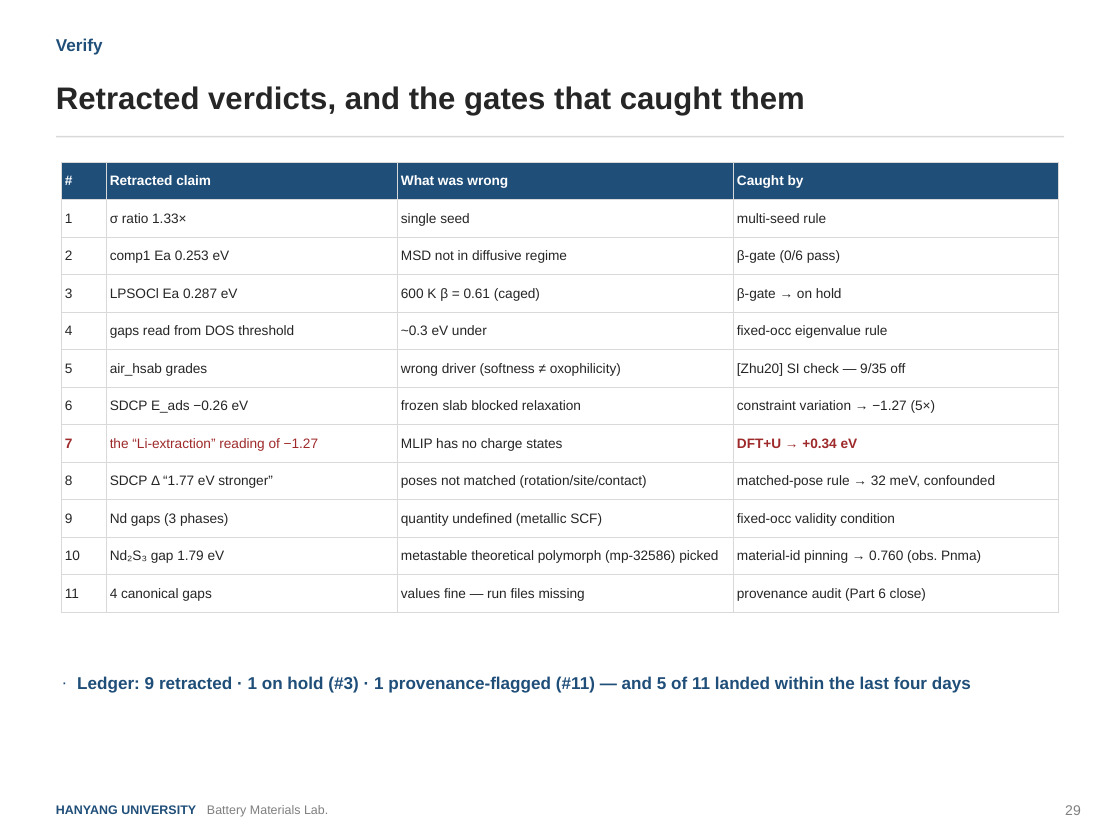
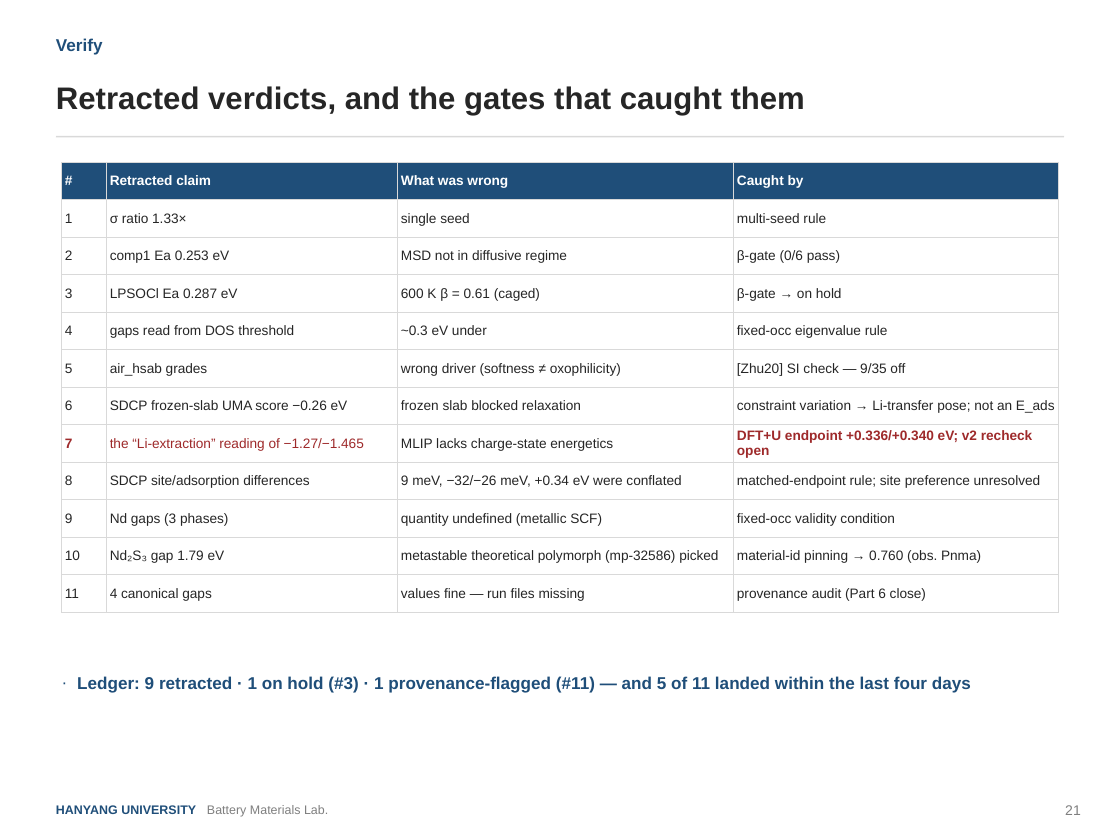
Before and after one commit to yonghoon7153-source/Yonghoon-DEM-DFT, a slide deck: slide 21 of kb/seminars/Research_Seminar_2026_08_final.pptx (slide 29 before the commit). Drawn at 1120x840 pixels with LibreOffice and Linux fonts; fonts in the diff are those of the drawing. Boxes give left, top, right and bottom in pixels: in the first picture for what was removed or moved away, otherwise in the second. Text is boxed around its words. In the diff, an @@ line names an element or a change of style, - is before the commit and + after.

```diff
--- a/kb/seminars/Research_Seminar_2026_08_final.pptx
+++ b/kb/seminars/Research_Seminar_2026_08_final.pptx
@@ table at <box>62,162,1058,605</box> @@
-row 7, column 2: SDCP E_ads −0.26 eV
+row 7, column 2: SDCP frozen-slab UMA score −0.26 eV
-row 7, column 4: constraint variation → −1.27 (5×)
+row 7, column 4: constraint variation → Li-transfer pose; not an E_ads
-row 8: 7 | the “Li-extraction” reading of −1.27 | MLIP has no charge states | DFT+U → +0.34 eV
+row 8: 7 | the “Li-extraction” reading of −1.27/−1.465 | MLIP lacks charge-state energetics | DFT+U endpoint +0.336/+0.340 eV; v2 recheck open
-row 9: 8 | SDCP Δ “1.77 eV stronger” | poses not matched (rotation/site/contact) | matched-pose rule → 32 meV, confounded
+row 9: 8 | SDCP site/adsorption differences | 9 meV, −32/−26 meV, +0.34 eV were conflated | matched-endpoint rule; site preference unresolved
@@ text at <box>1065,805,1081,815</box>: text changed @@
-29
+21
```
Also in this commit, not shown: 34 other slides changed, 1 slide added, 11 slides removed, 4 other files.
